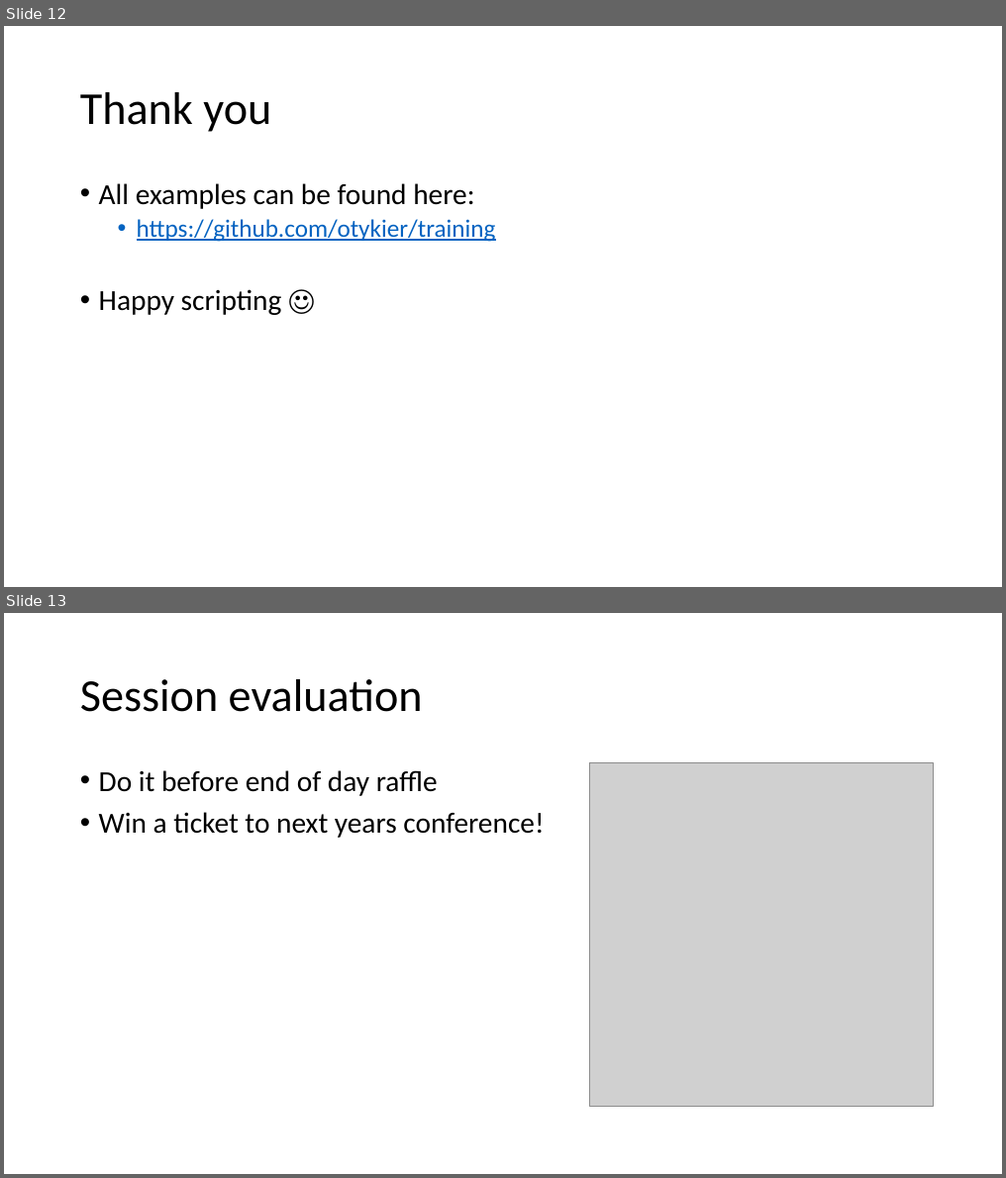
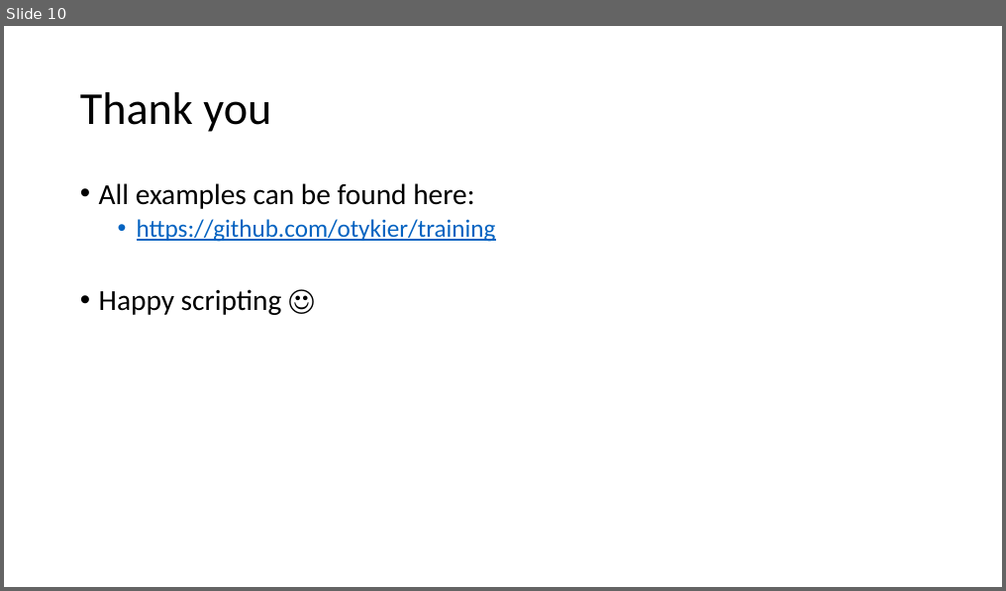
Before and after one commit to otykier/training, a slide deck: Singapore UG 2025/Tabular Editor scripting magic/Tabular Editor Scripting Magic.pptx. Shown one above the other, each under a label of ours: slides 12 and 13 before the commit, slide 10 after it. The pictures are 1006x1178 and 1006x591 pixels, drawn with LibreOffice and Linux fonts; fonts in the diff are those of the drawing; grey boxes stand for pictures. Boxes give left, top, right and bottom in pixels: in the first picture for what was removed or moved away, otherwise in the second. Text is boxed around its words. In the diff, an @@ line names an element or a change of style, - is before the commit and + after.

```diff
--- a/Singapore UG 2025/Tabular Editor scripting magic/Tabular Editor Scripting Magic.pptx
+++ b/Singapore UG 2025/Tabular Editor scripting magic/Tabular Editor Scripting Magic.pptx
@@ slide 13 removed at <box>4,613,1002,1174</box>, background #FFFFFF @@
@@ title removed at <box>80,679,423,712</box> @@
-Session evaluation
@@ text removed at <box>99,770,544,838</box> @@
-• Do it before end of day raffle
-• Win a ticket to next years conference!
@@ picture removed at <box>589,762,933,1106</box> @@
@@ what was slide 12 is now slide 10 @@
```
Also in this commit, not shown: 2 slides changed, 2 other slides removed.
